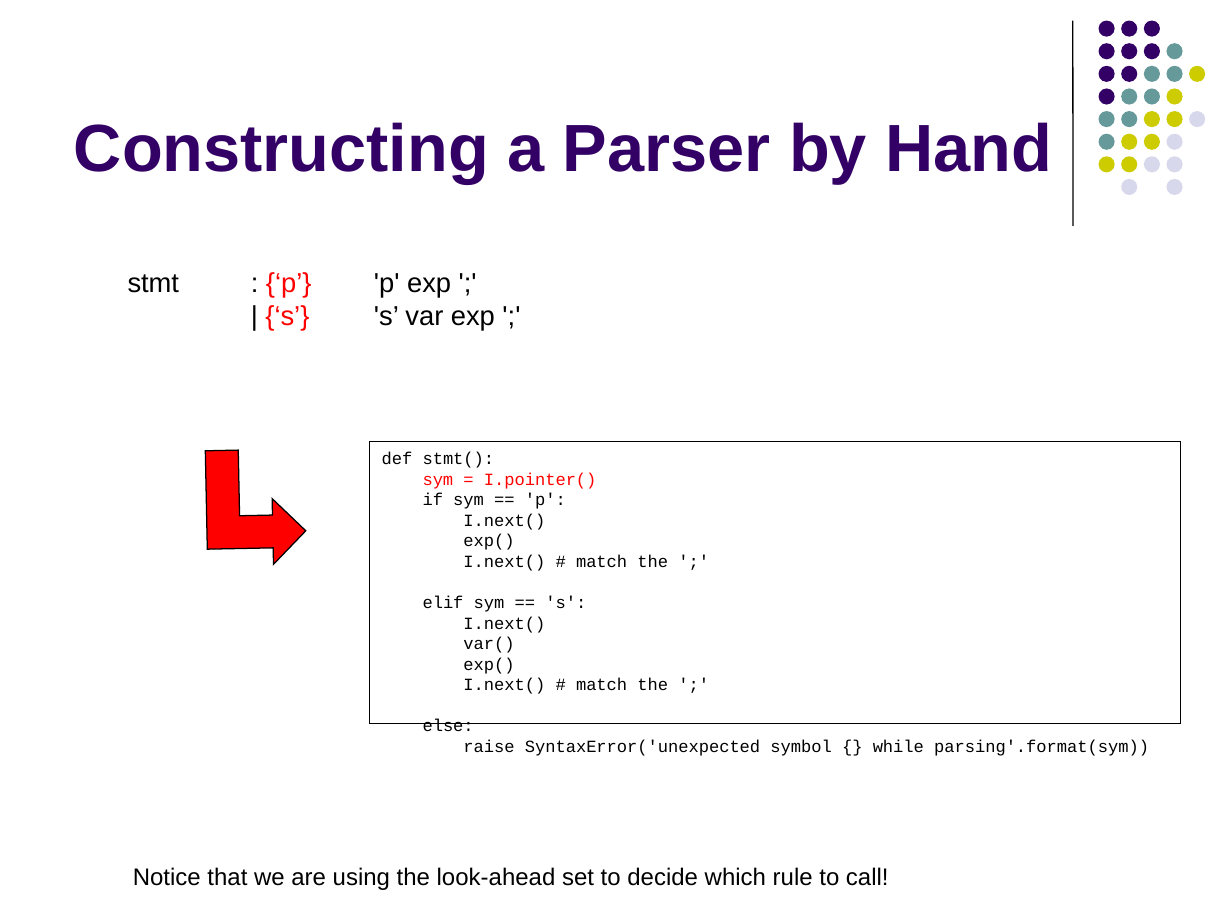
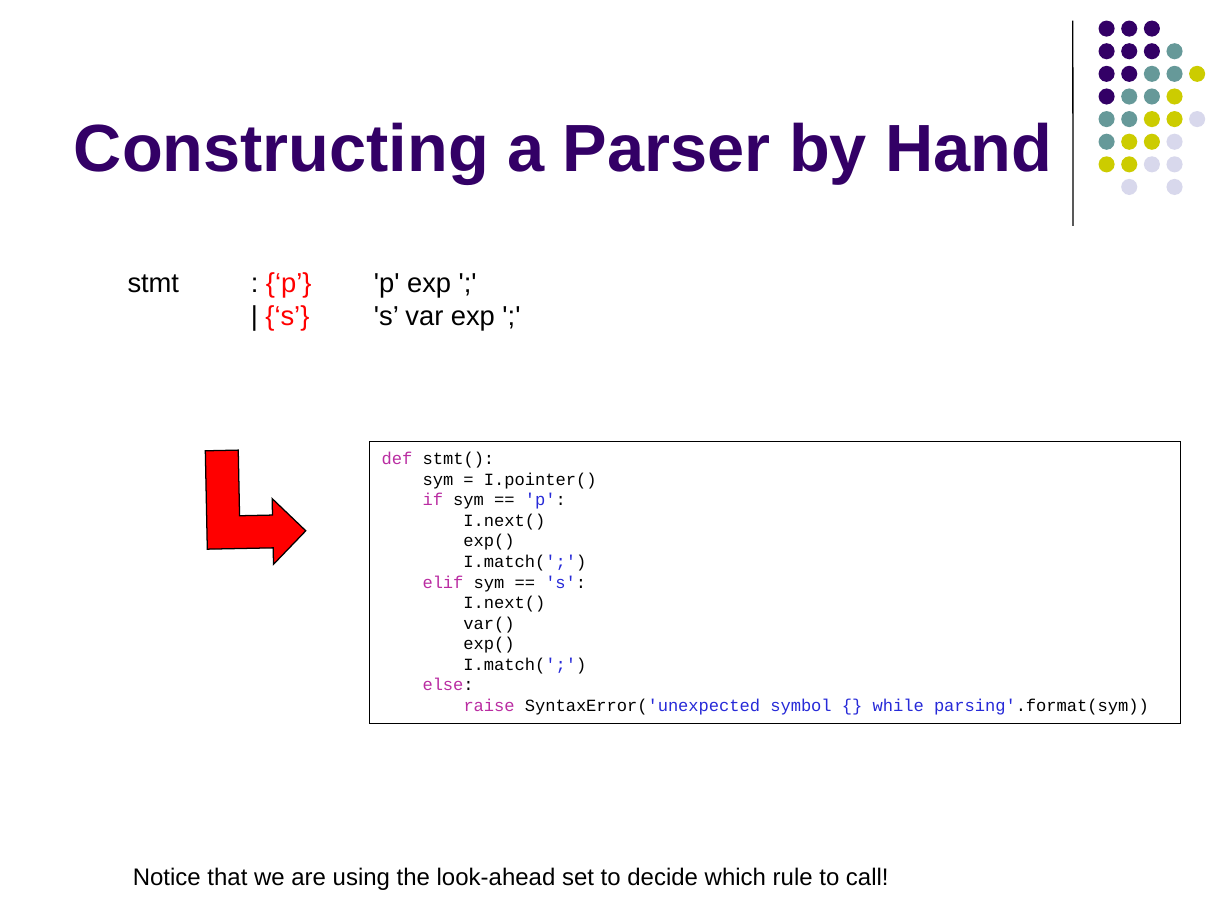
Before and after one commit to lutzhamel/CSC402, a slide deck: slide 20 of csc402-ln002.pptx. Drawn at 1232x924 pixels with LibreOffice and Linux fonts; fonts in the diff are those of the drawing. Boxes give left, top, right and bottom in pixels: in the first picture for what was removed or moved away, otherwise in the second. Text is boxed around its words. In the diff, an @@ line names an element or a change of style, - is before the commit and + after.

```diff
--- a/csc402-ln002.pptx
+++ b/csc402-ln002.pptx
@@ text in rectangle at (382, 451, 1149, 715): text colour #000000 to #BA2DA2 in "def", "if", "elif", "else:" and 1 more places; text colour #FF0000 to #000000 in "sym = I.pointer()"; text colour #000000 to #272AD8 in "'p':", "'s':", "SyntaxError('unexpected symbol {} while parsing'.format(sym) ..." @@
@@ text in rectangle at (463, 554, 586, 571): text changed @@
-I.next() # match the ';'
+I.match(';')
@@ text in rectangle at (463, 657, 586, 674): text changed @@
-I.next() # match the ';'
+I.match(';')
```
Also in this commit, not shown: 5 other slides changed, 1 other file.
